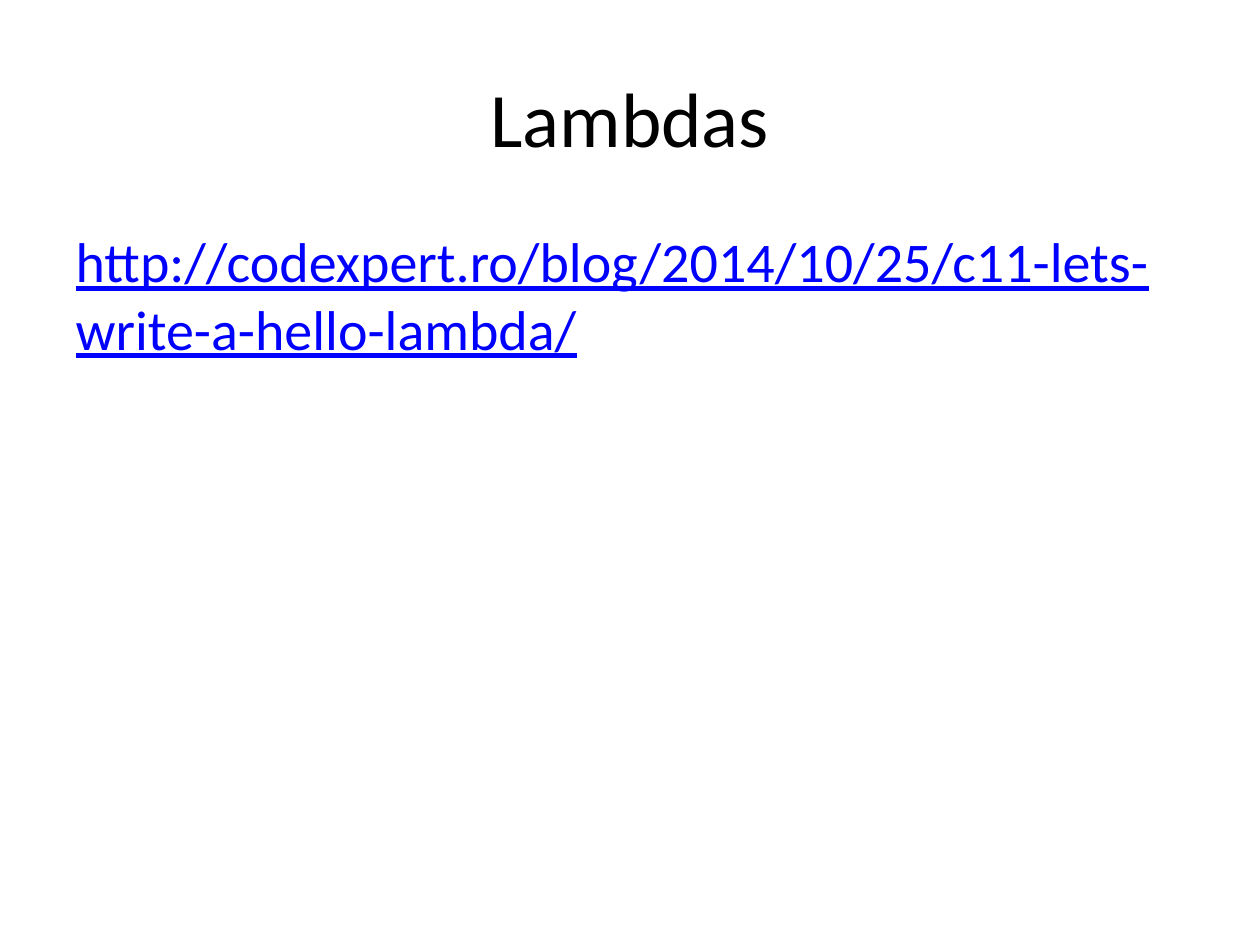
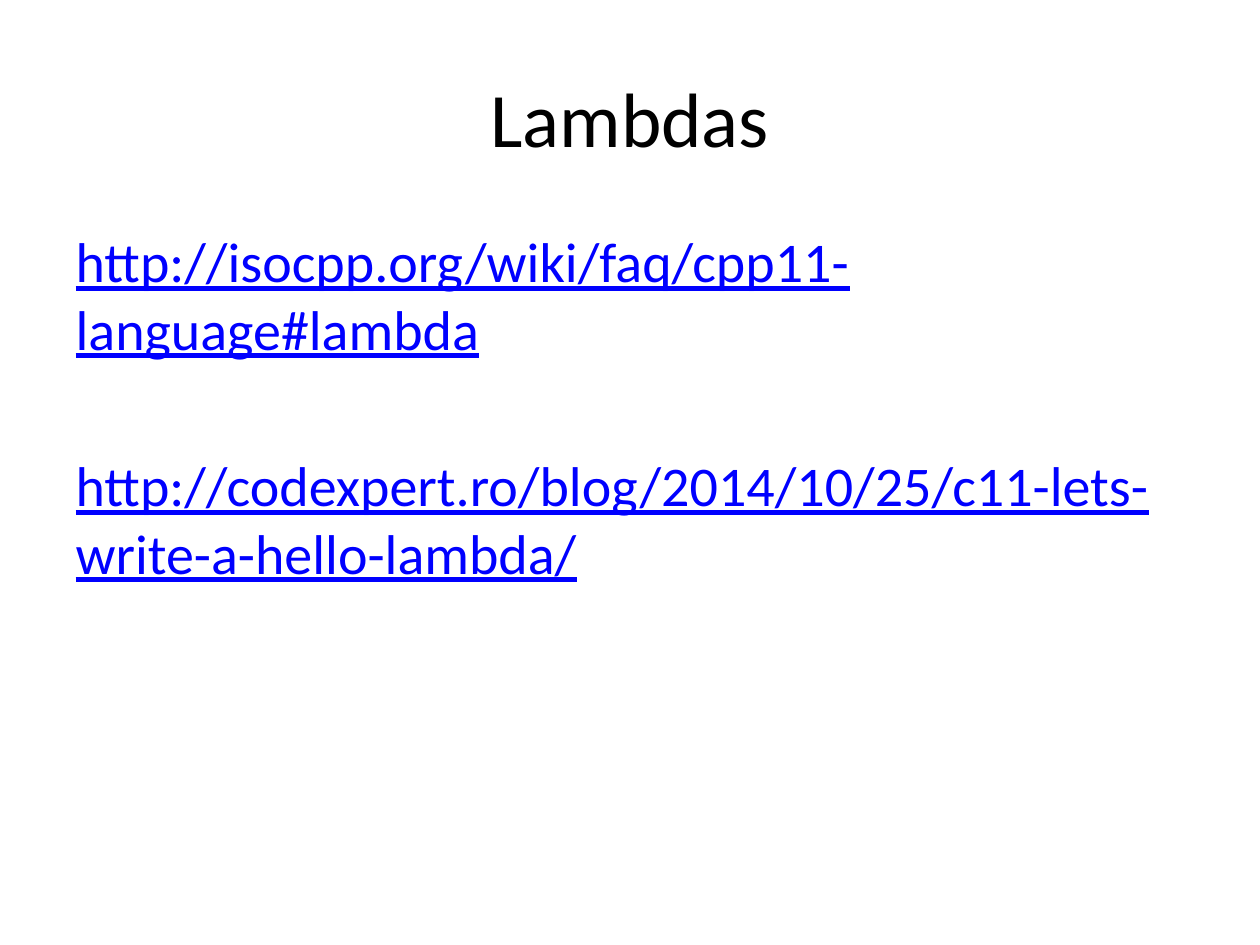
Before and after one commit to fellmad/FunWithCpp11, a slide deck: slide 49 of doc/Fun_with_C++11.pptx. Drawn at 1260x945 pixels with LibreOffice and Linux fonts; fonts in the diff are those of the drawing. Boxes give left, top, right and bottom in pixels: in the first picture for what was removed or moved away, otherwise in the second. Text is boxed around its words. In the diff, an @@ line names an element or a change of style, - is before the commit and + after.

Commit message:
lambda

```diff
--- a/doc/Fun_with_C++11.pptx
+++ b/doc/Fun_with_C++11.pptx
@@ text at (76, 243, 849, 360): paragraph added @@
+http://isocpp.org/wiki/faq/cpp11-language#lambda
```
